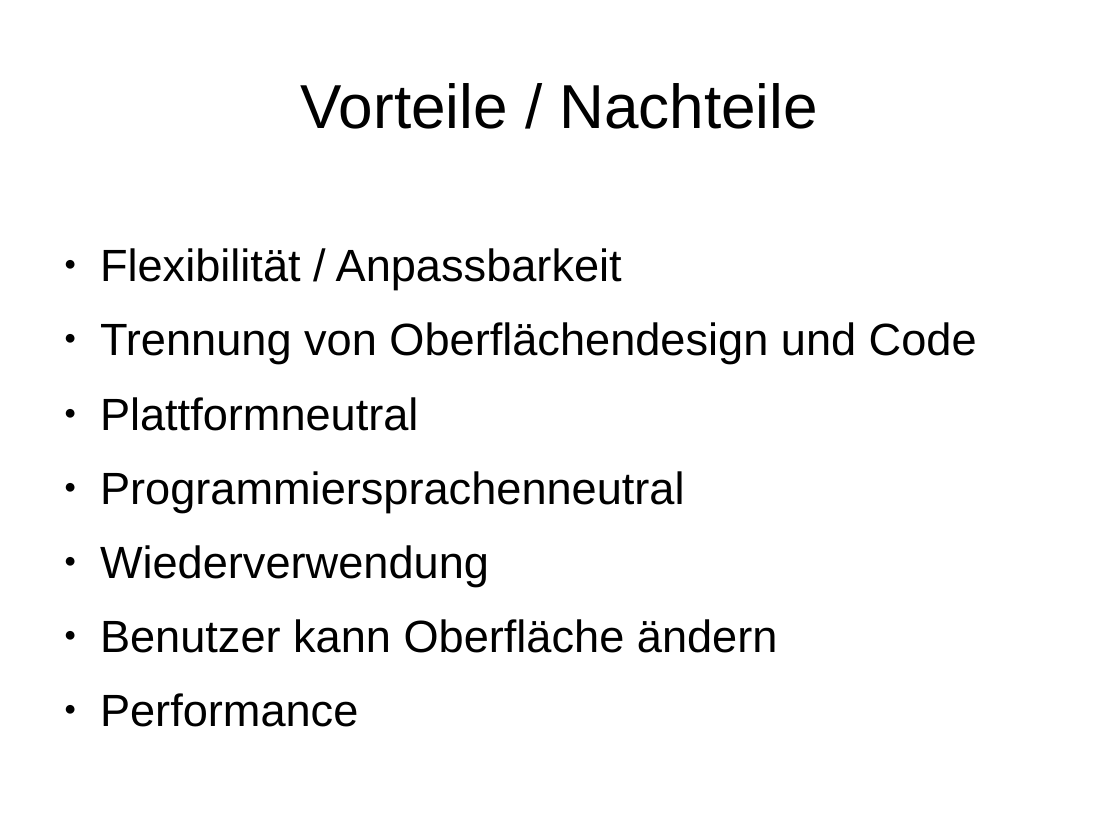
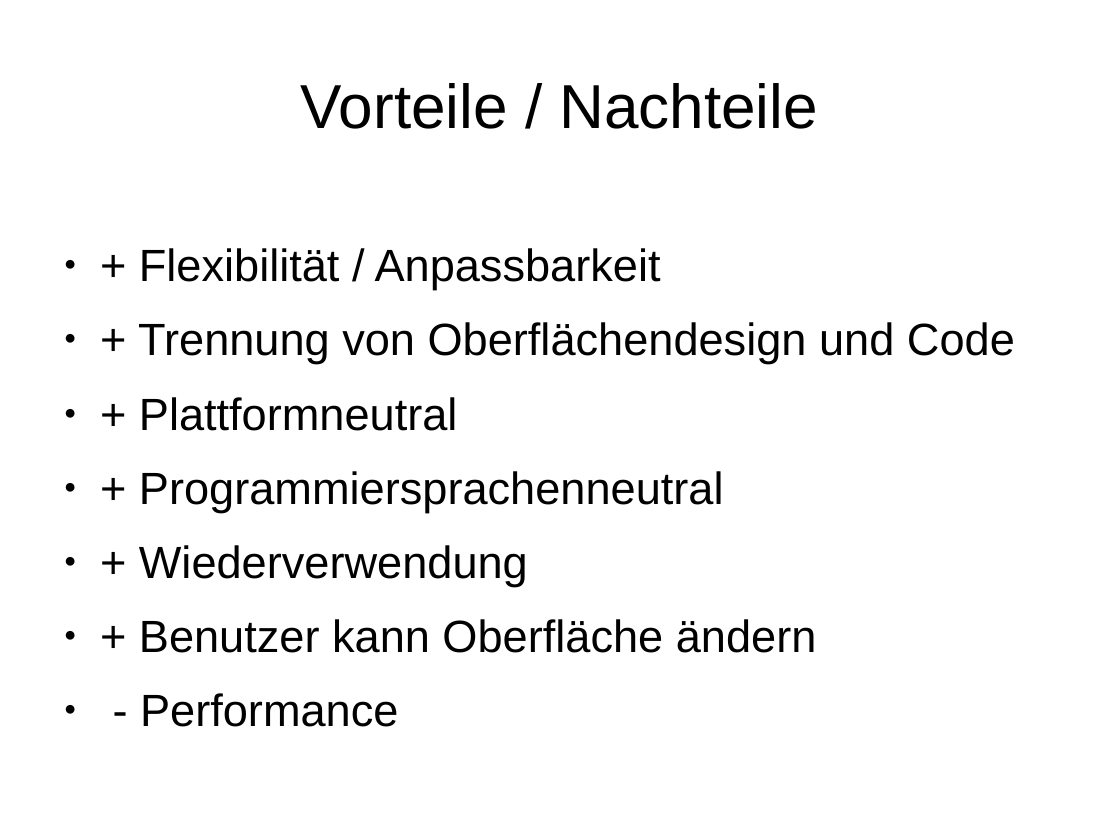
Before and after one commit to hheimbuerger/yaxgl, a slide deck: slide 4 of documents/Praesentationen/Praesentation XML-GUI.odp. Drawn at 1120x840 pixels with LibreOffice and Linux fonts; fonts in the diff are those of the drawing; background and template pictures are left out. Boxes give left, top, right and bottom in pixels: in the first picture for what was removed or moved away, otherwise in the second. Text is boxed around its words. In the diff, an @@ line names an element or a change of style, - is before the commit and + after.

```diff
--- a/documents/Praesentationen/Praesentation XML-GUI.odp
+++ b/documents/Praesentationen/Praesentation XML-GUI.odp
@@ text at bbox=[138, 248, 1015, 727]: text changed @@
-● Flexibilität / Anpassbarkeit
-● Trennung von Oberflächendesign und Code
-● Plattformneutral
-● Programmiersprachenneutral
-● Wiederverwendung
-● Benutzer kann Oberfläche ändern
-● Performance
+● + Flexibilität / Anpassbarkeit
+● + Trennung von Oberflächendesign und Code
+● + Plattformneutral
+● + Programmiersprachenneutral
+● + Wiederverwendung
+● + Benutzer kann Oberfläche ändern
+● - Performance
```
Also in this commit, not shown: 1 other slide changed.
